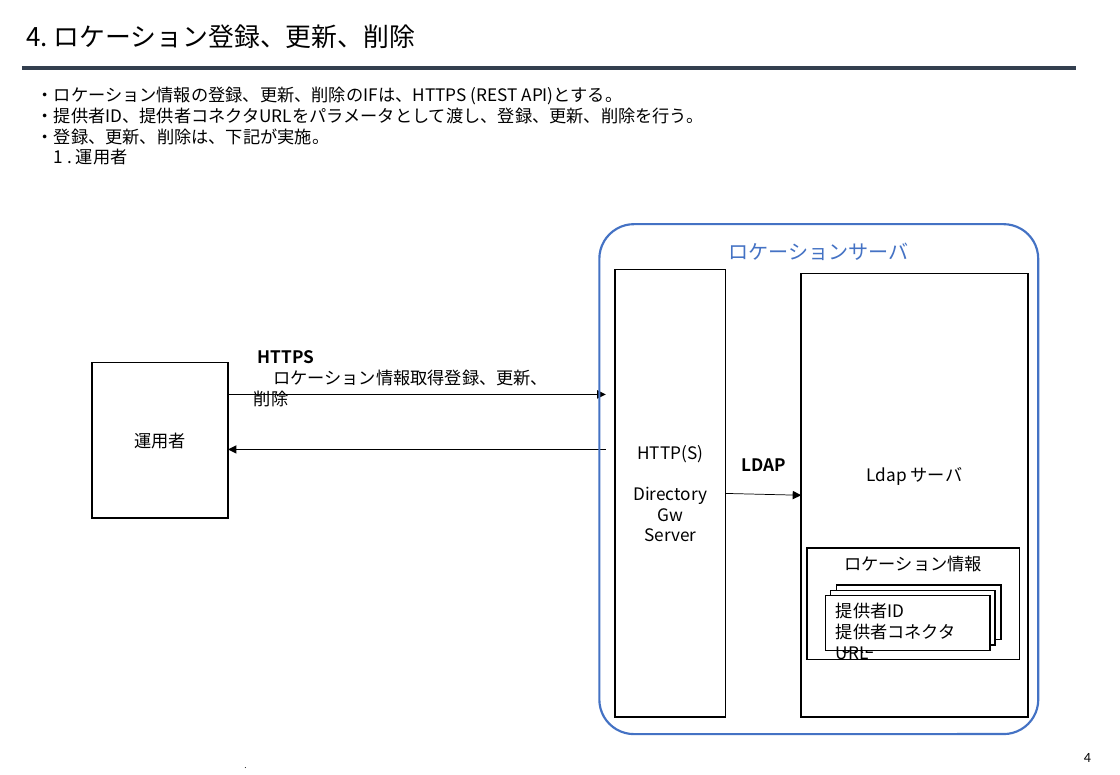
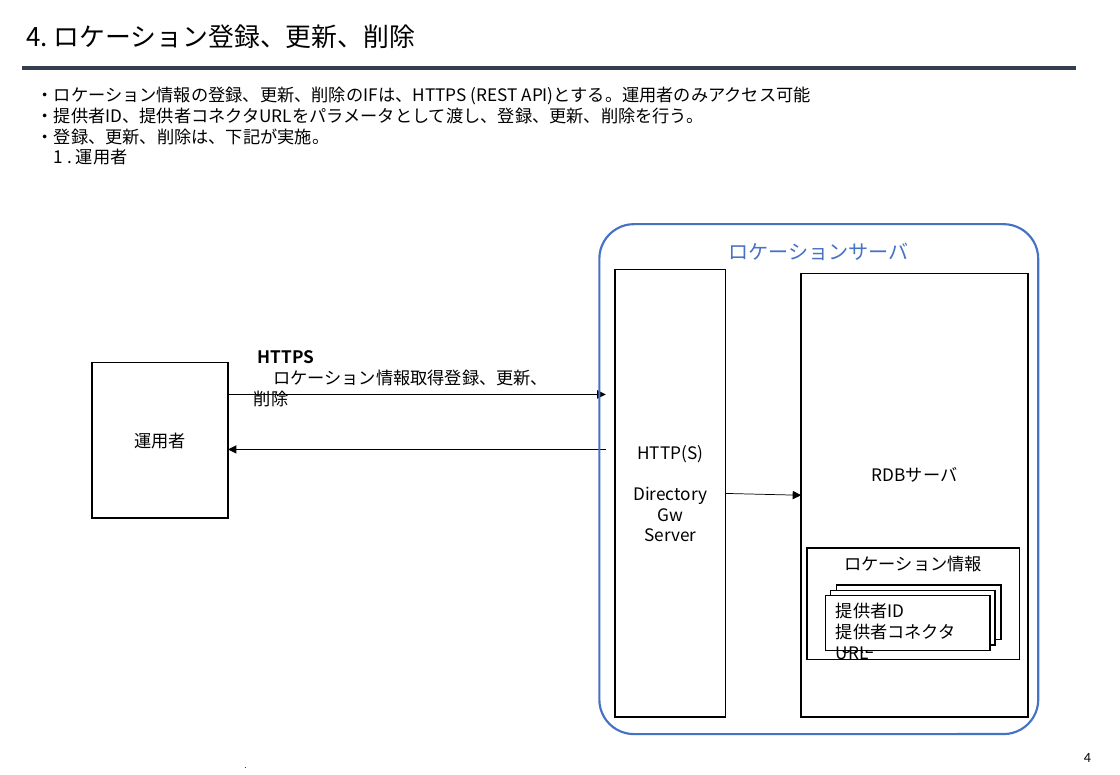
Before and after one commit to CADDE-sip/documents, a slide deck: slide 5 of doc/3/50_V4_機能アーキテクチャ/50_V4_設計書_ロケーションサービス/30_CADDE_ロケーションサーバ設計書_202303.pptx. Drawn at 1120x775 pixels with LibreOffice and Linux fonts; fonts in the diff are those of the drawing. Boxes give left, top, right and bottom in pixels: in the first picture for what was removed or moved away, otherwise in the second. Text is boxed around its words. In the diff, an @@ line names an element or a change of style, - is before the commit and + after.

```diff
--- a/doc/3/50_V4_機能アーキテクチャ/50_V4_設計書_ロケーションサービス/30_CADDE_ロケーションサーバ設計書_202303.pptx
+++ b/doc/3/50_V4_機能アーキテクチャ/50_V4_設計書_ロケーションサービス/30_CADDE_ロケーションサーバ設計書_202303.pptx
@@ text at (37, 86, 811, 105): text changed @@
-・ロケーション情報の登録、更新、削除のIFは、HTTPS (REST API)とする。
+・ロケーション情報の登録、更新、削除のIFは、HTTPS (REST API)とする。運用者のみアクセス可能
@@ text removed at (742, 458, 787, 471) @@
-LDAP
@@ text in rectangle at (872, 467, 958, 482): text changed @@
-Ldap サーバ
+RDBサーバ
```
Also in this commit, not shown: 6 other slides changed, 18 other files.
